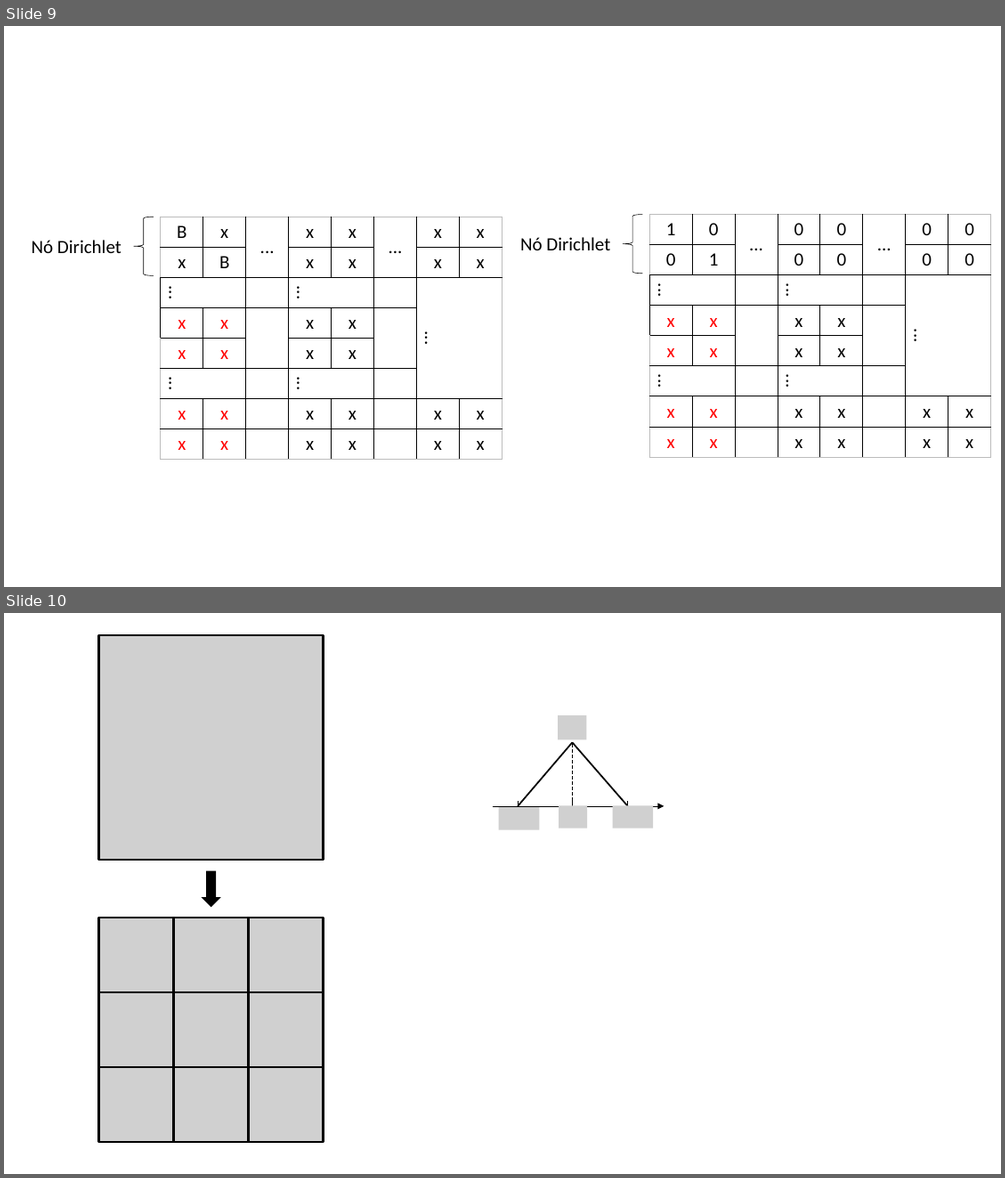
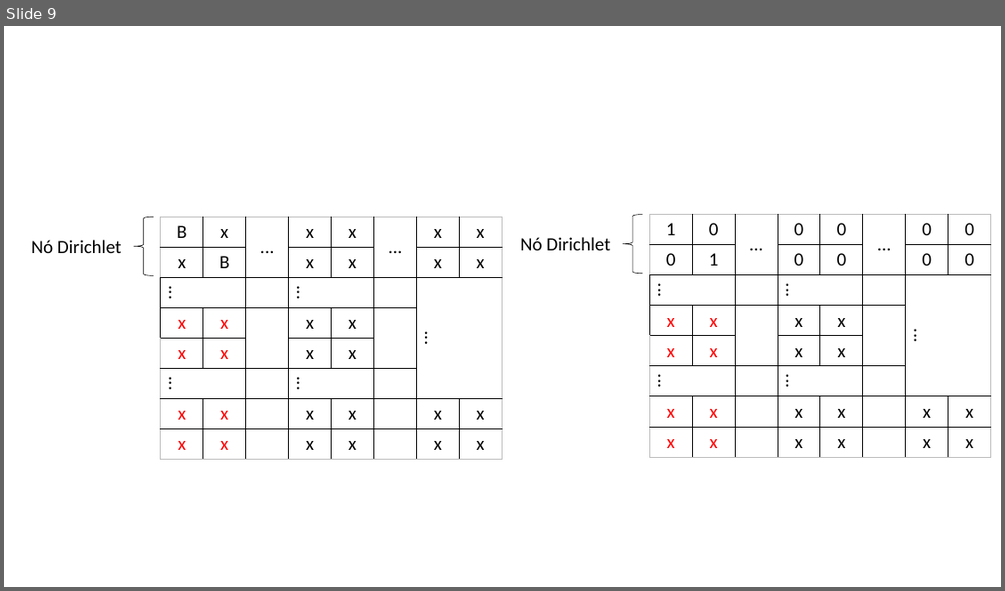
Before and after one commit to mtsodf/TeseMestrado, a slide deck: Outros/MestradoFiguras.pptx. Shown one above the other, each under a label of ours: slides 9 and 10 before the commit, slide 9 after it. The pictures are 1005x1178 and 1005x591 pixels, drawn with LibreOffice and Linux fonts; fonts in the diff are those of the drawing; grey boxes stand for pictures. Boxes give left, top, right and bottom in pixels: in the first picture for what was removed or moved away, otherwise in the second. Text is boxed around its words. In the diff, an @@ line names an element or a change of style, - is before the commit and + after.

```diff
--- a/Outros/MestradoFiguras.pptx
+++ b/Outros/MestradoFiguras.pptx
@@ slide 10 removed at [4,613,1001,1174], background #FFFFFF @@
@@ picture removed at [99,635,324,860] @@
@@ group removed at [493,715,664,830]: 6 lines, 4 pictures, 1 arrow @@
@@ down arrow removed at [202,872,219,907] @@
@@ picture removed at [99,917,324,1142] @@
@@ line removed from (174, 917) to (174, 1142) @@
@@ line removed from (249, 917) to (249, 1142) @@
@@ line removed from (99, 992) to (324, 992) @@
@@ line removed from (99, 1067) to (324, 1067) @@
```
Also in this commit, not shown: 3 slides added.
